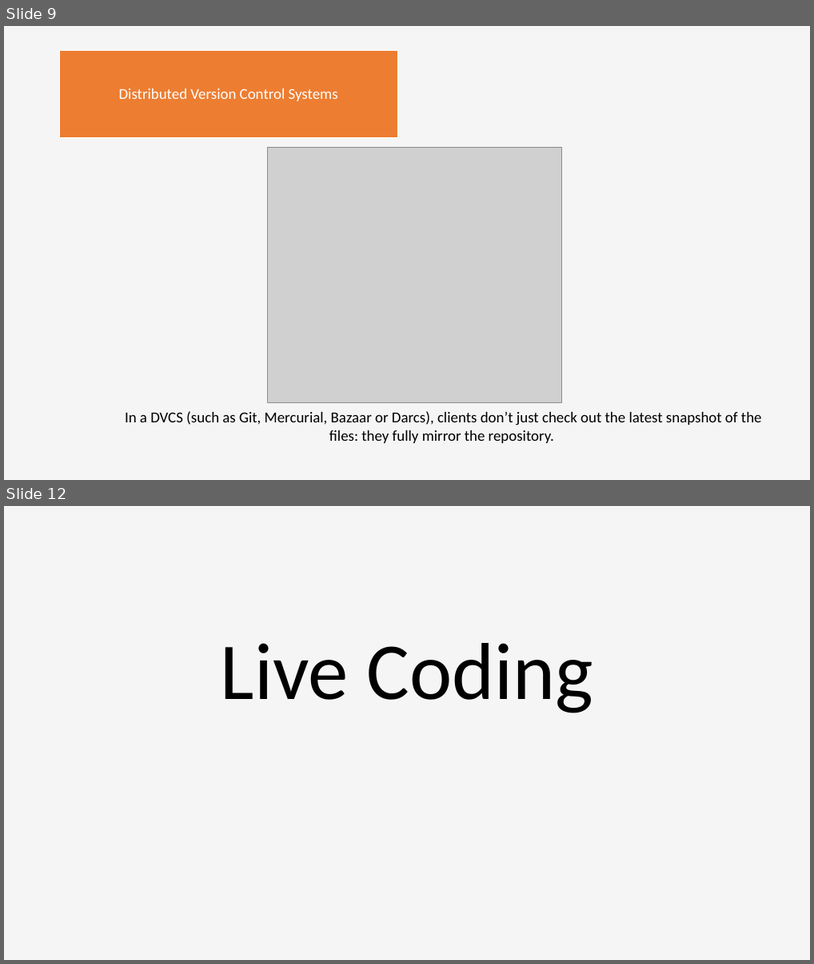
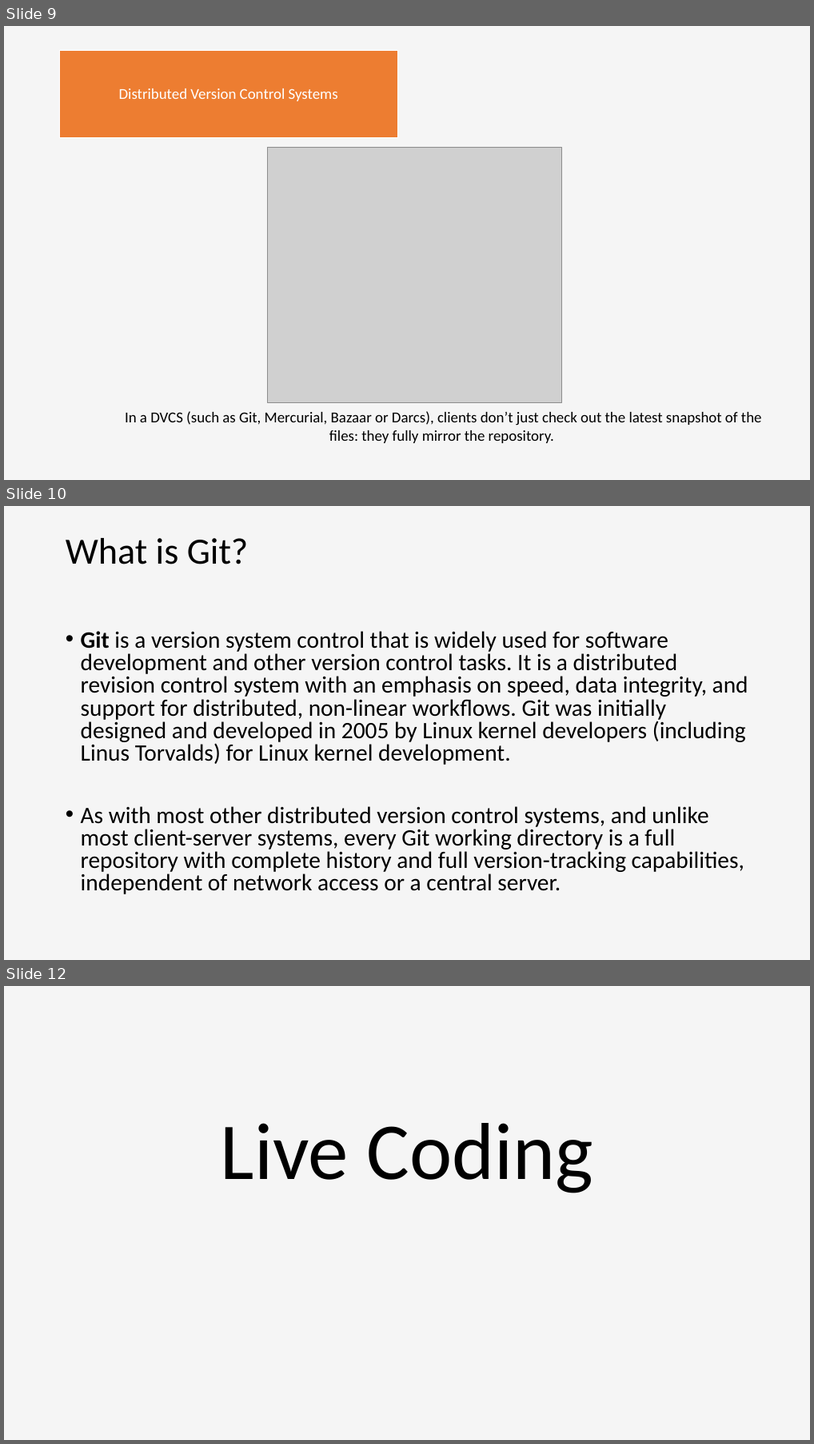
Before and after one commit to deksaa/GitSunum, a slide deck: GitSunum.pptx. Shown one above the other, each under a label of ours: slides 9 and 12 before the commit, slides 9, 10 and 12 after it; the slides between them are not shown. The pictures are 814x964 and 814x1444 pixels, drawn with LibreOffice and Linux fonts; fonts in the diff are those of the drawing; grey boxes stand for pictures. Boxes give left, top, right and bottom in pixels: in the first picture for what was removed or moved away, otherwise in the second. Text is boxed around its words. In the diff, an @@ line names an element or a change of style, - is before the commit and + after.

```diff
--- a/GitSunum.pptx
+++ b/GitSunum.pptx
@@ slide 10 added at (x1=4, y1=506, x2=810, y2=960), background #F5F5F5 @@
@@ title added at (x1=66, y1=538, x2=249, y2=564), 44 pt, text #000000 @@
+What is Git?
@@ text added at (x1=81, y1=631, x2=749, y2=894), 28 pt, text #000000 @@
+• Git is a version system control that is widely used for software development and other version control tasks. It is a distributed revision control system with an emphasis on speed, data integrity, and support for distributed, non-linear workflows. Git was initially designed and developed in 2005 by Linux kernel developers (including Linus Torvalds) for Linux kernel development.
+• As with most other distributed version control systems, and unlike most client-server systems, every Git working directory is a full repository with complete history and full version-tracking capabilities, independent of network access or a central server.
```
Also in this commit, not shown: 1 slide changed, 1 slide removed.
